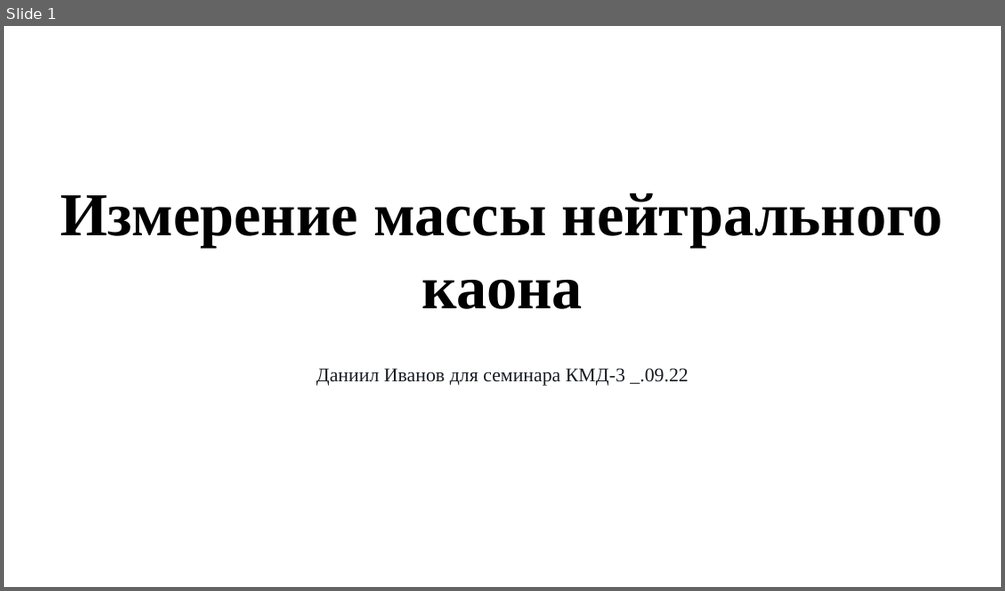
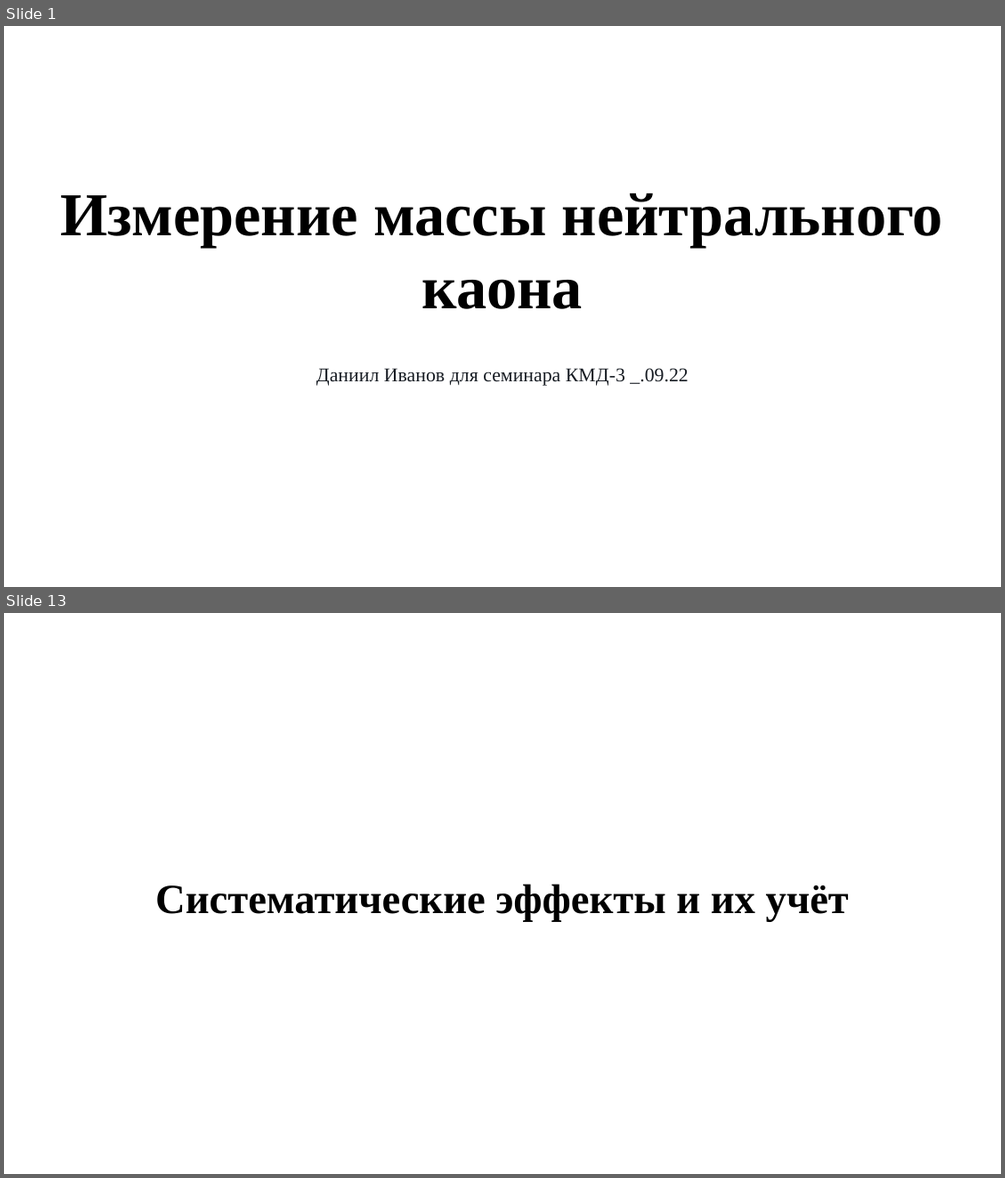
Before and after one commit to AliensWithdrawPeople/KaonMassMeasure, a slide deck: presentation and text/Семинар КМД.pptx. Shown one above the other, each under a label of ours: slide 1 before the commit, slides 1 and 13 after it; the slides between them are not shown. The pictures are 1005x591 and 1005x1178 pixels, drawn with LibreOffice and Linux fonts; fonts in the diff are those of the drawing. Boxes give left, top, right and bottom in pixels: in the first picture for what was removed or moved away, otherwise in the second. Text is boxed around its words. In the diff, an @@ line names an element or a change of style, - is before the commit and + after.

```diff
--- a/presentation and text/Семинар КМД.pptx
+++ b/presentation and text/Семинар КМД.pptx
@@ slide 13 added at (4, 613, 1001, 1174), background #FFFFFF @@
@@ title added at (155, 884, 849, 922), 30 pt, text #000000, bold @@
+Систематические эффекты и их учёт
```
Also in this commit, not shown: 4 slides changed, 12 other slides added, 1 slide removed.
